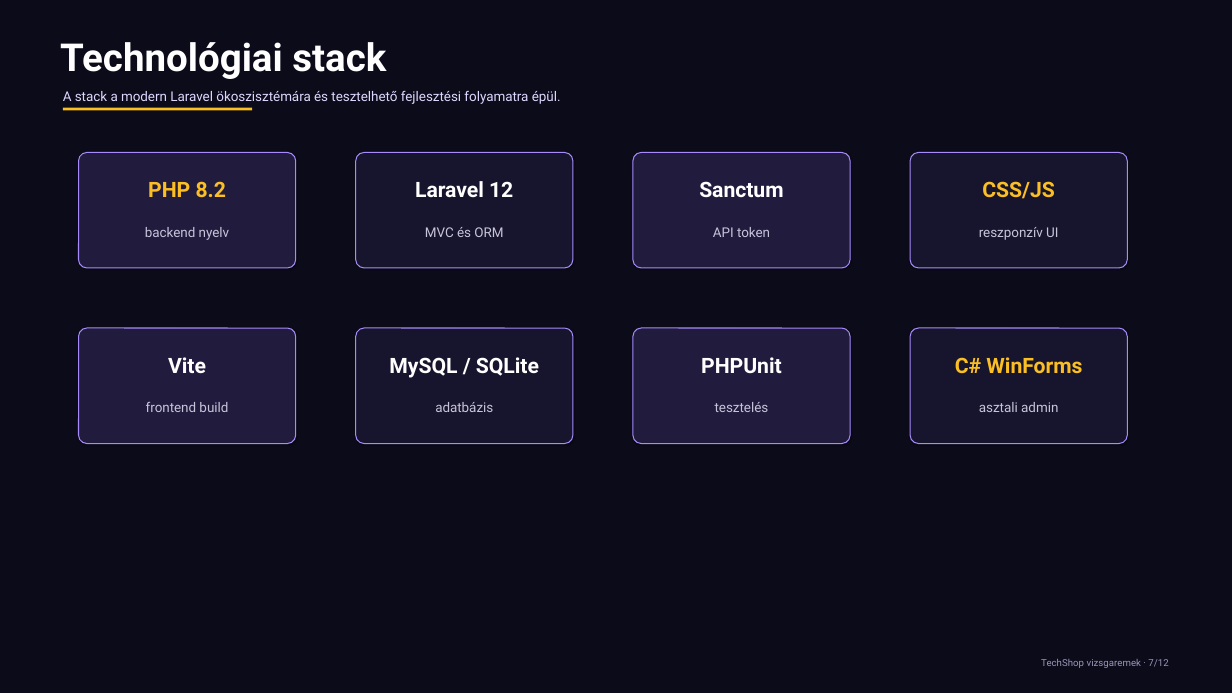
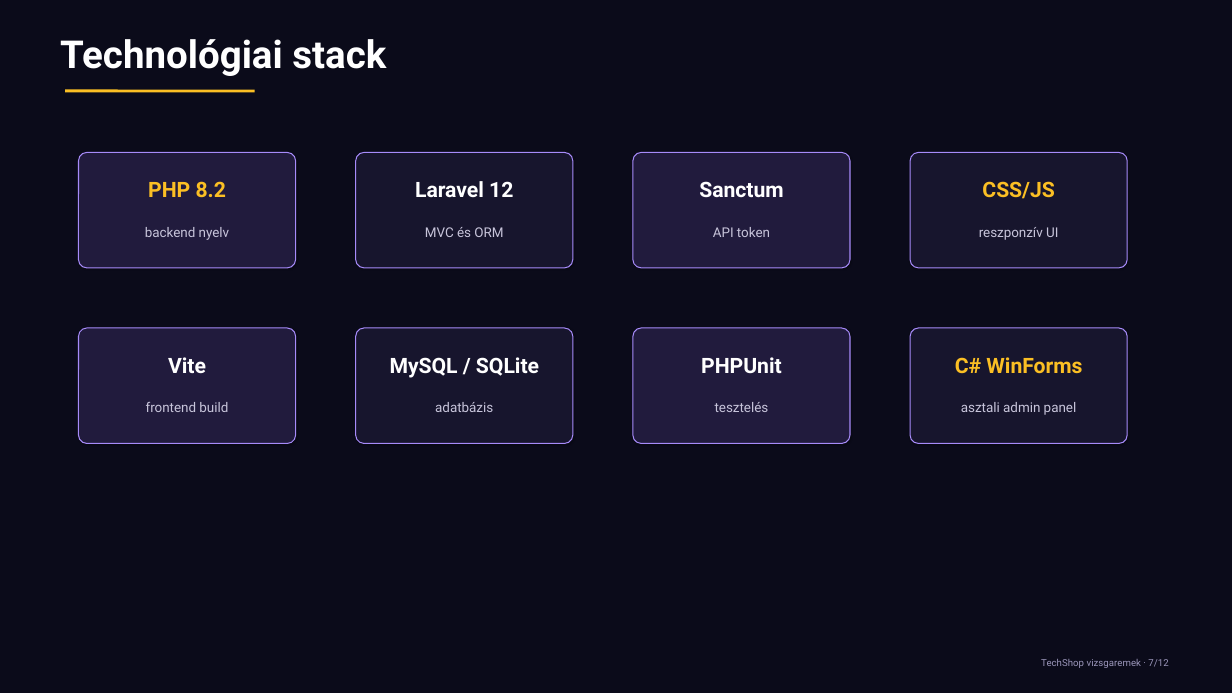
Before and after one commit to Ar3sz20/TechShop, a slide deck: slide 4 of TechShop_prezentacio.pptx (slide 7 before the commit). Drawn at 1232x693 pixels with LibreOffice and Linux fonts; fonts in the diff are those of the drawing. Boxes give left, top, right and bottom in pixels: in the first picture for what was removed or moved away, otherwise in the second. Text is boxed around its words. In the diff, an @@ line names an element or a change of style, - is before the commit and + after.

```diff
--- a/TechShop_prezentacio.pptx
+++ b/TechShop_prezentacio.pptx
@@ text "Technológiai stack" at (60,39,386,76): line spacing 1 to 0.9 @@
@@ text removed at (63,90,561,104) @@
-A stack a modern Laravel ökoszisztémára és tesztelhető fejlesztési folyamatra épül.
@@ line moved from (63, 109) - (252, 109) to (66, 91) - (255, 91) @@
@@ text at (961,402,1077,415): text changed @@
-asztali admin
+asztali admin panel
```
Also in this commit, not shown: 10 other slides changed.
